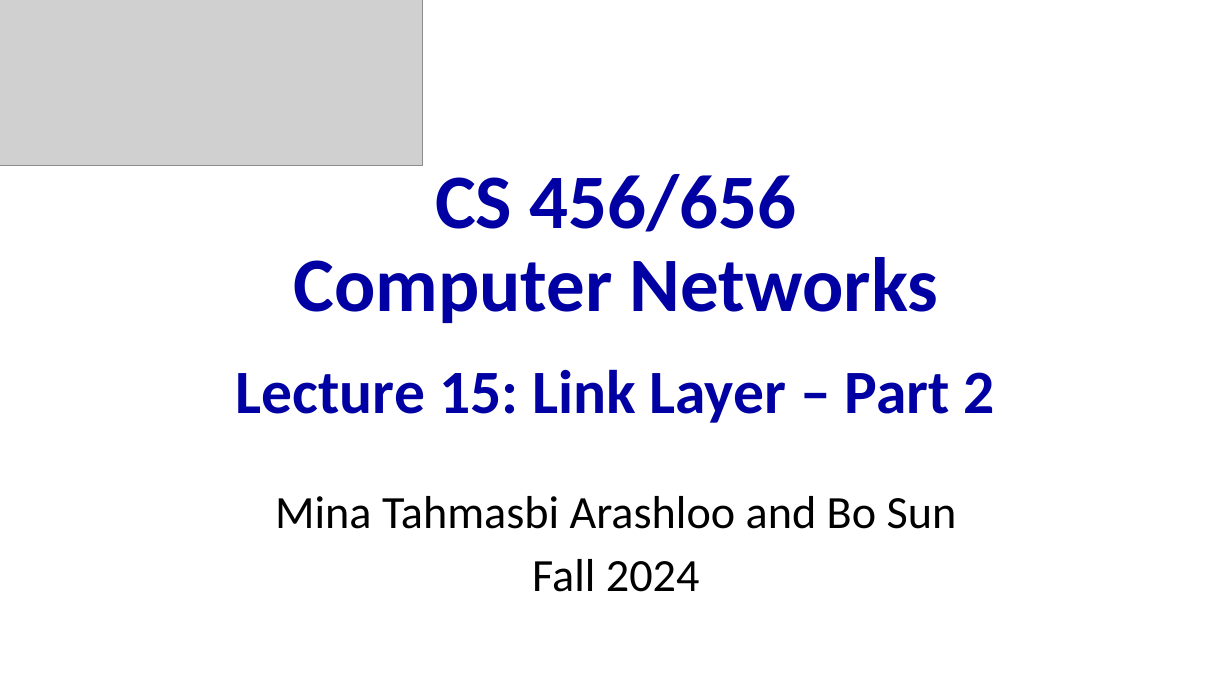
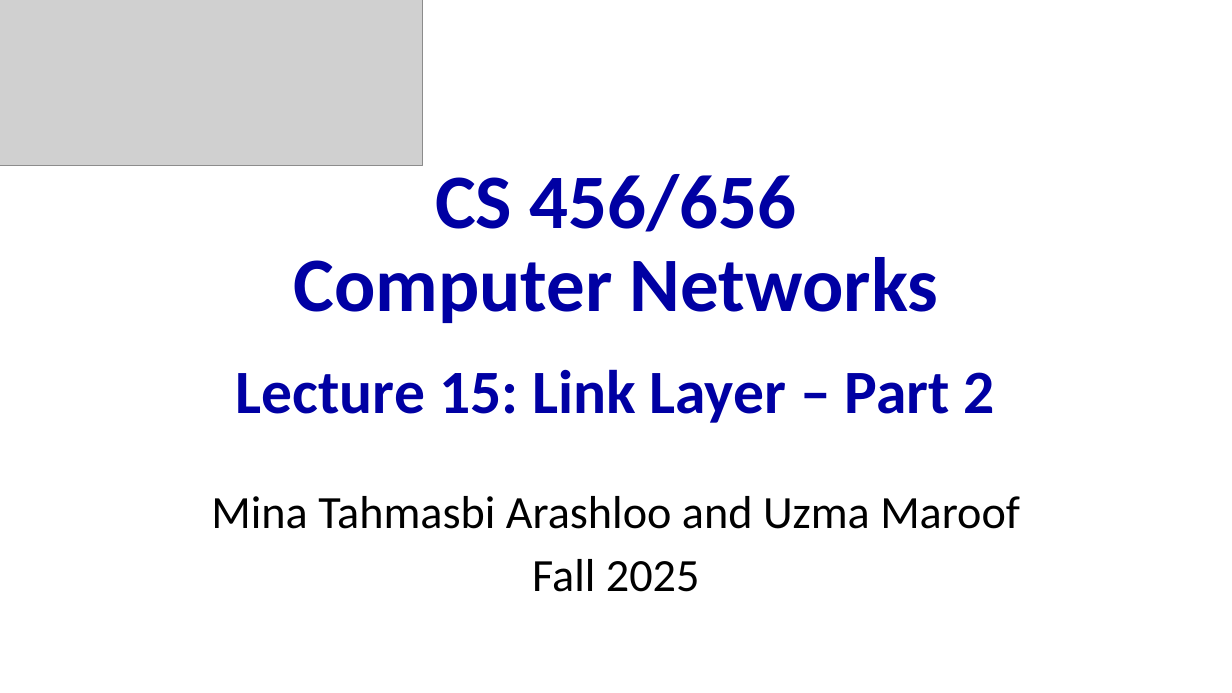
Before and after one commit to minmit/webpage, a slide deck: slide 1 of courses/CS456-F25/lectures/lec15.pptx. Drawn at 1232x693 pixels with LibreOffice and Linux fonts; fonts in the diff are those of the drawing; grey boxes stand for pictures. Boxes give left, top, right and bottom in pixels: in the first picture for what was removed or moved away, otherwise in the second. Text is boxed around its words. In the diff, an @@ line names an element or a change of style, - is before the commit and + after.

```diff
--- a/courses/CS456-F25/lectures/lec15.pptx
+++ b/courses/CS456-F25/lectures/lec15.pptx
@@ subtitle at bbox=[211, 496, 1020, 592]: text changed @@
-Mina Tahmasbi Arashloo and Bo Sun
-Fall 2024
+Mina Tahmasbi Arashloo and Uzma Maroof
+Fall 2025
```
Also in this commit, not shown: 1 other file.
